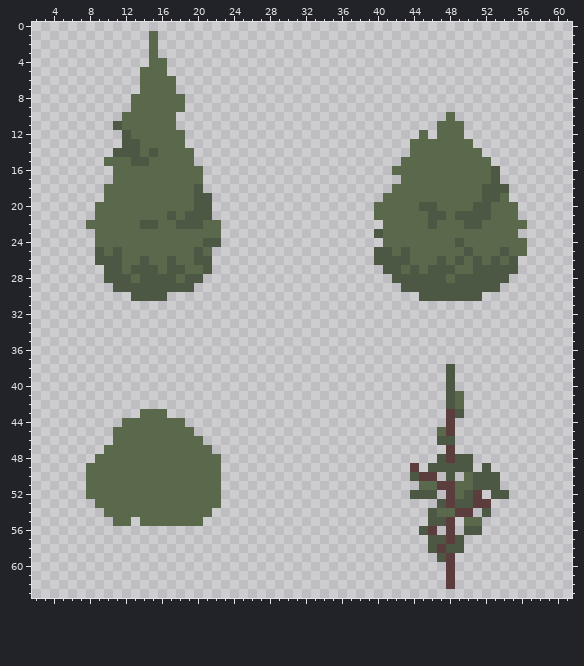
Two versions of one pixel-art file, testgame/www/assets/objects/flora/bushes/bushes.aseprite. The first picture shows the starting point.
64x64 pixels, 1 frame. Colours within 5 levels of each other are drawn and written as one. Shown: x 2..61, y 0..63. The old version is drawn lined up with the new one, on the new canvas.
After the commit:
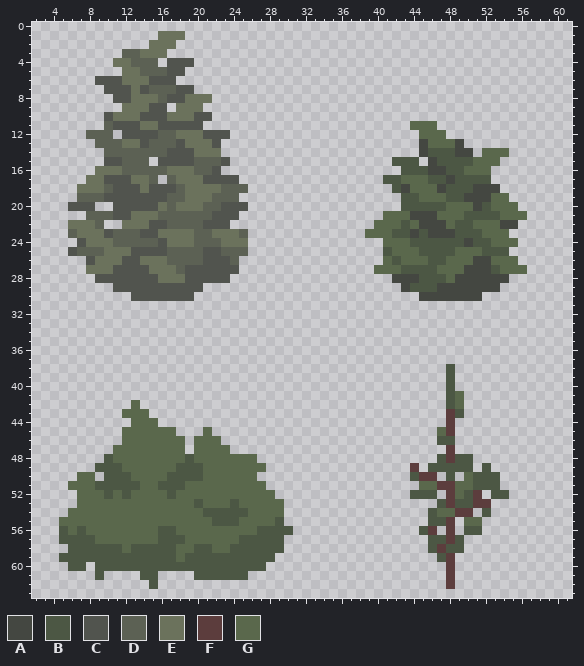
Palette (. is transparent): A #444741  B #4c5744  C #51544e  D #5c6154  E #6b725c  F #5c3d3d  G #5a684c
Edits made:
canvas 64x64 -> 128x64
@@ x 2..61 @@
  0 ............................................................
- 1 .............G..............................................
- 2 .............G..............................................
- 3 .............G..............................................
- 4 .............GG.............................................
- 5 ............GGG.............................................
- 6 ............GGGG............................................
- 7 ............GGGG............................................
- 8 ...........GGGGGG...........................................
- 9 ...........GGGGGG...........................................
-10 ..........GGGGGG..............................G.............
-11 .........BGGGGGG.............................GGG............
-12 ..........BGGGGGG..........................G.GGG............
-13 ..........BBGGGGG.........................GGGGGGG...........
-14 .........BBBGBGGGG........................GGGGGGGG..........
-15 ........GGGBBGGGGG.......................GGGGGGGGGG.........
-16 .........GGGGGGGGGG.....................GGGGGGGGGGGB........
-17 .........GGGGGGGGGG......................GGGGGGGGGGB........
-18 ........GGGGGGGGGGB.....................GGGGGGGGGGBBB.......
-19 ........GGGGGGGGGGBB...................GGGGGGGGGGGBBG.......
-20 .......GGGGGGGGGGGBB..................GGGGGBBGGGGBBGGG......
-21 .......GGGGGGGGBGBBB..................GGGGGGBBGBBBBGGG......
-22 ......GGGGGGBBGGBBBGG..................GGGGGBGGGBBGGGGG.....
-23 .......GGGGGGGGGGGGGG.................BGGGGGGGGGGGGGGG......
-24 .......GGGGGGGGGGGGBB..................GGGGGGGGBGGGGGGG.....
-25 .......BGBGGGGGGGGBG..................BBGBGGGGGGBGGGBGG.....
-26 .......BBBGGBGGBGGBB..................BBBBGGGBGBGBGBGB......
-27 ........BBGBBBGBBGGB...................BBGBGBBBGGBBBBB......
-28 ........BBBGBBBBGBB.....................BBBBBBGBBBBBB.......
-29 .........BBBBBBBBB.......................BBBBBBBBBBB........
-30 ...........BBBB............................BBBBBBB..........
+ 1 ..............EEE...........................................
+ 2 .............EEE............................................
+ 3 ..........DDEEE.............................................
+ 4 .........EEDDD.CCC..........................................
+ 5 ..........EEDDDCC...........................................
+ 6 .......CCCEEECCC............................................
+ 7 ........CCCECDDDCC..........................................
+ 8 .........CCEEEDCCEEE........................................
+ 9 ..........EEECC.EEE.........................................
+10 ........CEEECCCEEECC........................................
+11 ........DCCCEECCCCC.......................GGG...............
+12 ......DDD.CCCCDDEEECCC.....................GGG..............
+13 .......DDDEECDDDCEEEC......................AGGGA............
+14 ........DDDDDDDCCCEEE......................ABBBAA.GGG.......
+15 ........CCDDD.CCCCDDDC..................BBB.ABBBBGGG........
+16 .......EEEDDDDDEEEDDC....................BBBAABBGGG.........
+17 ......EECCCEED.DEEECCCC................BBGGGBBABBBB.........
+18 .....EEEDCCCECCCDEEEEDDD................BAGGGABBBAAA........
+19 .....DDDCCCCCCCDDEEEDDD..................BBGGGBBAAAGG.......
+20 ....CCC..CCCCCEDEEEDDCCC.................BBBBBGGGABGGG......
+21 ......DDDCCEEEDDDDDDCCC................GGGAAAGGGBBBBGGG.....
+22 ....EEED..EEECCDDDDCCC................GGGBGAAAGBBGGGAA......
+23 ....DEEECDDDCCEEEEDDEEED.............GGGBBABAAABBBGGG.......
+24 .....CEEEDDDDDCEEEDDDEEE...............GGGBBBBBBABBGGG......
+25 ....CDDDEEECCCCDDDDCCDDD...............BGGGBBBBGGGBBB.......
+26 ......CEEECCEEEDDDDCCCD................GBGGGBBGGGAAGGG......
+27 ......EEECCCCEEEDCCCCCC...............GGGBBBBGGGAAABGGG.....
+28 .......CCCCCCCEEECCCCC..................AAABBBGAAAAAA.......
+29 .........CCCCCCCCCC......................ABBBAAAAAAA........
+30 ...........CCCCCCC.........................AAAAAAA..........
 31 ............................................................
@@ x 3..32 @@
 41 ..............................
-42 ..............................
-43 ...........GGG................
-44 .........GGGGGGG..............
-45 ........GGGGGGGGG.............
-46 ........GGGGGGGGGG............
-47 .......GGGGGGGGGGGG...........
-48 ......GGGGGGGGGGGGGG..........
-49 .....GGGGGGGGGGGGGGG..........
-50 .....GGGGGGGGGGGGGGG..........
-51 .....GGGGGGGGGGGGGGG..........
-52 .....GGGGGGGGGGGGGGG..........
-53 ......GGGGGGGGGGGGGG..........
-54 .......GGGGGGGGGGGG...........
-55 ........GG.GGGGGGG............
-56 ..............................
-57 ..............................
-58 ..............................
-59 ..............................
-60 ..............................
-61 ..............................
-62 ..............................
+42 ..........G...................
+43 .........GGG..................
+44 ..........GGG.................
+45 .........GGGGGG...G...........
+46 .........GGGGGGG.GGG..........
+47 ........GGGGGGGG.GGGG.........
+48 .......BGGGGGGGGBGGGGGGG......
+49 ......BBBGGGGGGBBBGGGGGGG.....
+50 ....GG.BBBGGGGBBBBGGGGGG......
+51 ...GGGBBBBBGGBBBGGGGGGGGG.....
+52 ....GGGBGBGGGGBGGGGGGGGGGG....
+53 ....GGGGGGGGGGGGGBGGGBGGGGG...
+54 ...GGGGGGGGGGGGGGGBBBBBGGGG...
+55 ..GGGGGGGGGGGGGGGGGBBBGGGGB...
+56 ..BGBGGGGGGGGBBGGGGGGGGGBBBB..
+57 ..BBBBGGGGGGGBBBGGGGGGBBBBB...
+58 ...BBBBBBGBBBBBGGBBGGBBBBBB...
+59 ..BBBBBBBBBBBBBGBBBBBBBBBB....
+60 ...BB.BBBBBBBBBBBBBBBBBBB.....
+61 ......B....BB....BBBBBB.......
+62 ............B.................
 63 ..............................
Boxes around the changes in both pictures, in picture pixels (x1, y1, x2, y2):
changed: (68, 31, 248, 301)
changed: (365, 112, 527, 301)
changed: (59, 400, 293, 589)
